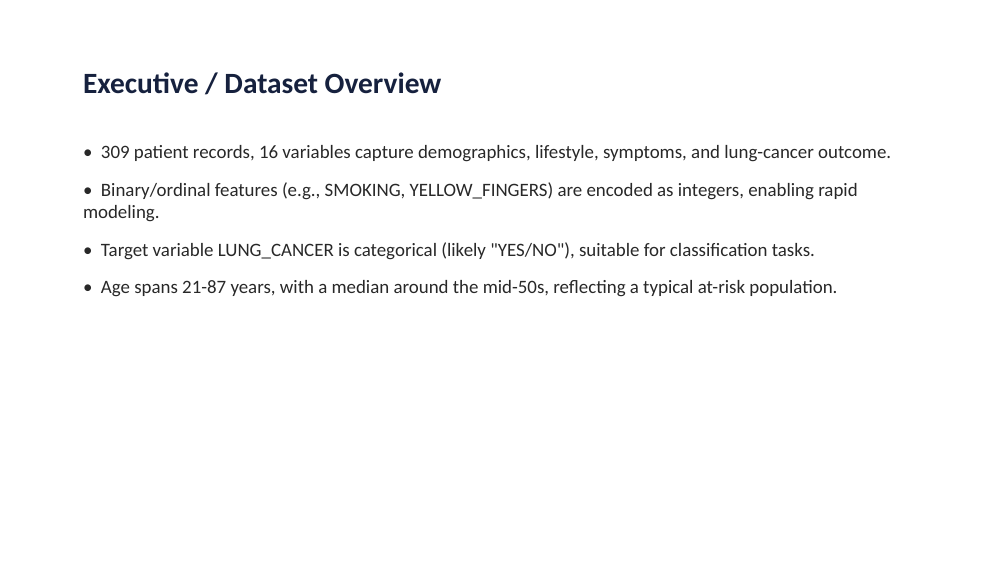
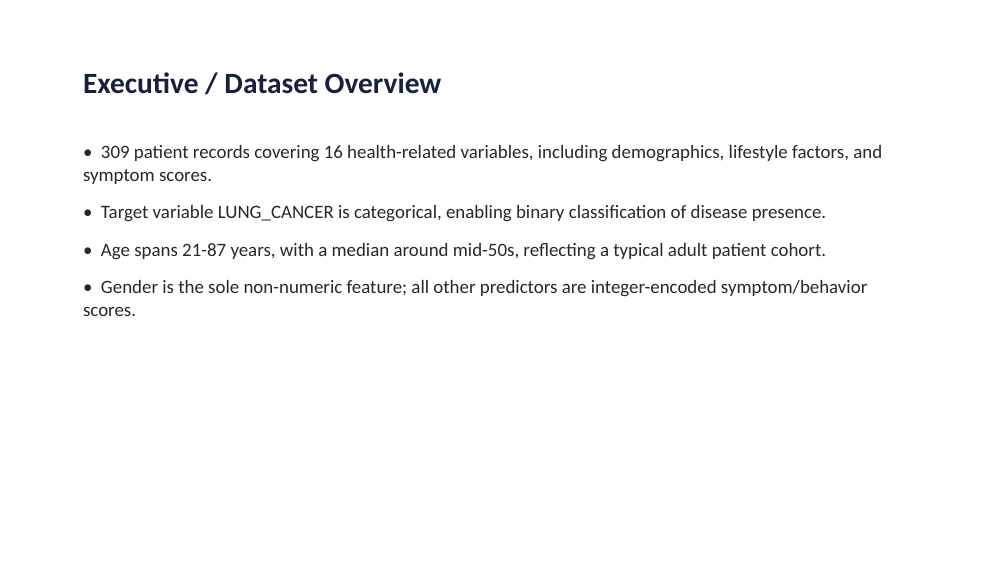
Before and after one commit to lekhalokare-28/datanova, a slide deck: slide 2 of reports/eda_presentation_report.pptx. Drawn at 1008x567 pixels with LibreOffice and Linux fonts; fonts in the diff are those of the drawing. Boxes give left, top, right and bottom in pixels: in the first picture for what was removed or moved away, otherwise in the second. Text is boxed around its words. In the diff, an @@ line names an element or a change of style, - is before the commit and + after.

```diff
--- a/reports/eda_presentation_report.pptx
+++ b/reports/eda_presentation_report.pptx
@@ text at <box>83,145,882,316</box>: text changed @@
-• 309 patient records, 16 variables capture demographics, lifestyle, symptoms, and lung-cancer outcome.
-• Binary/ordinal features (e.g., SMOKING, YELLOW_FINGERS) are encoded as integers, enabling rapid modeling.
-• Target variable LUNG_CANCER is categorical (likely "YES/NO"), suitable for classification tasks.
-• Age spans 21-87 years, with a median around the mid-50s, reflecting a typical at-risk population.
+• 309 patient records covering 16 health-related variables, including demographics, lifestyle factors, and symptom scores.
+• Target variable LUNG_CANCER is categorical, enabling binary classification of disease presence.
+• Age spans 21-87 years, with a median around mid-50s, reflecting a typical adult patient cohort.
+• Gender is the sole non-numeric feature; all other predictors are integer-encoded symptom/behavior scores.
```
Also in this commit, not shown: 2 other slides changed, 2 slides added, 9 other files.
